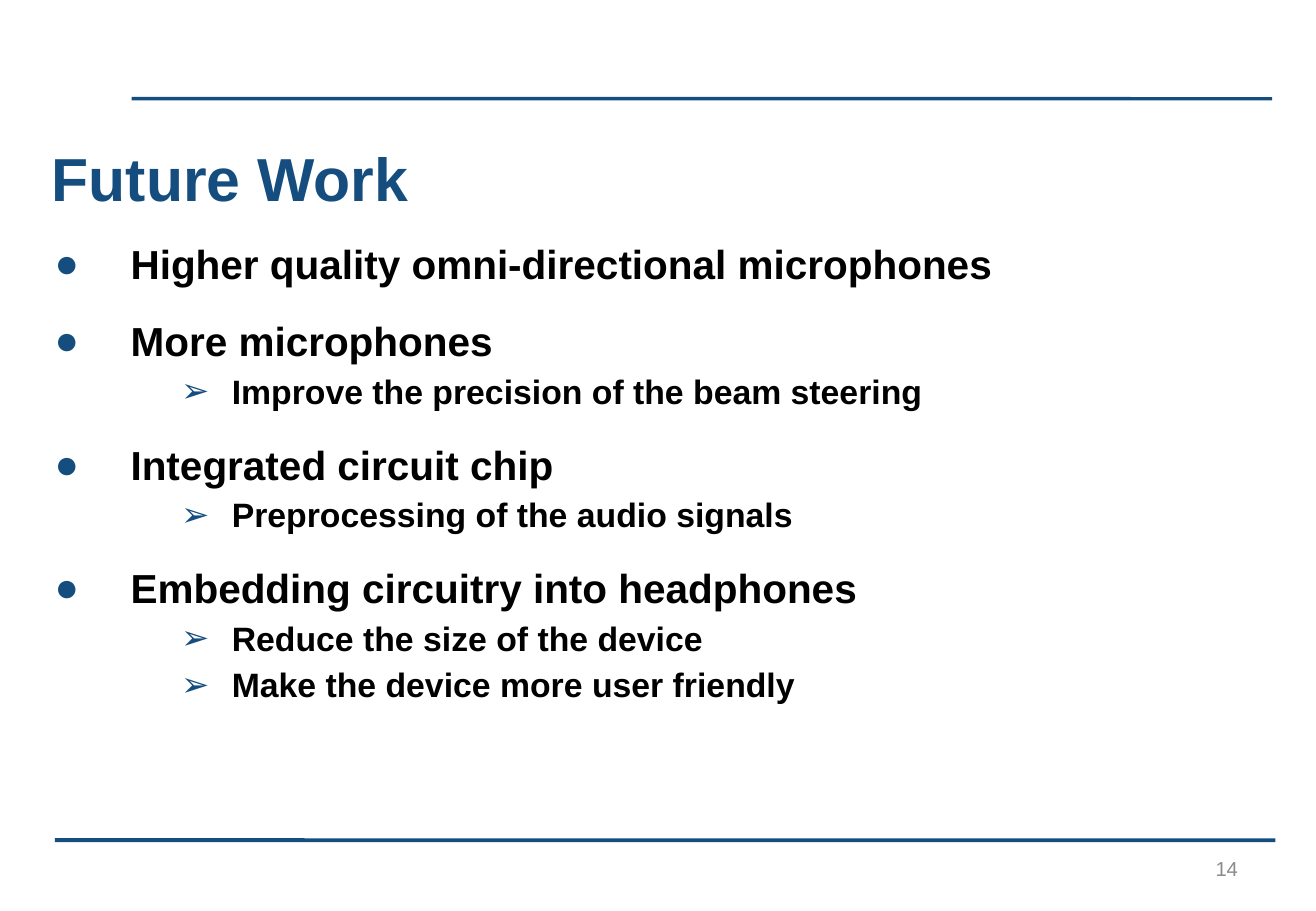
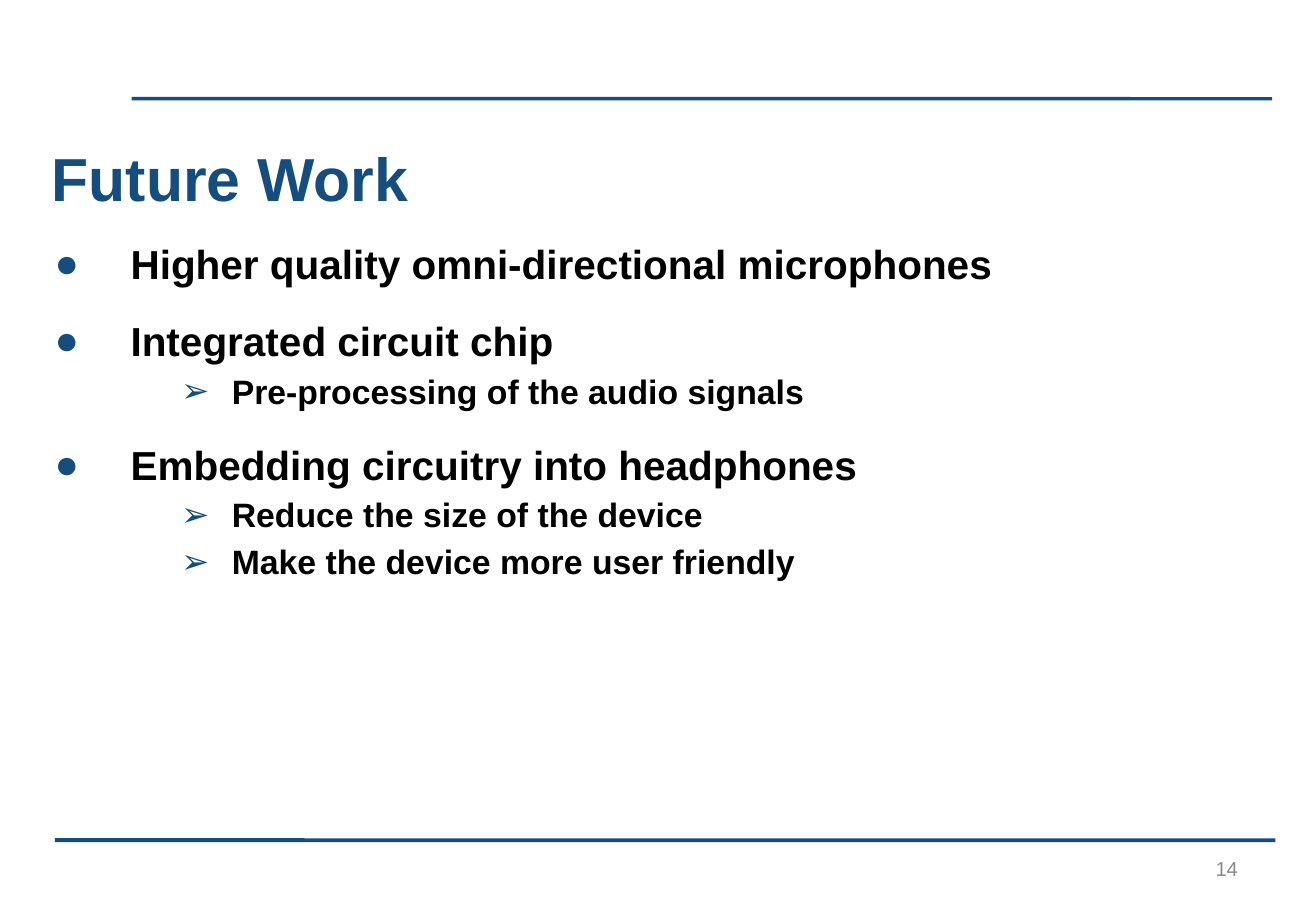
Before and after one commit to kayjayB/I_cant_hear_you, a slide deck: slide 14 of Presentation/Lab Project Presentation.pptx. Drawn at 1316x911 pixels with LibreOffice and Linux fonts; fonts in the diff are those of the drawing; background and template pictures are left out. Boxes give left, top, right and bottom in pixels: in the first picture for what was removed or moved away, otherwise in the second. Text is boxed around its words. In the diff, an @@ line names an element or a change of style, - is before the commit and + after.

Commit message:
Presentation edit

```diff
--- a/Presentation/Lab Project Presentation.pptx
+++ b/Presentation/Lab Project Presentation.pptx
@@ text at (131, 326, 922, 411): paragraphs removed @@
-● More microphones
-  ➢ Improve the precision of the beam steering
@@ text at (232, 379, 804, 411): text changed @@
-  ➢ Preprocessing of the audio signals
+  ➢ Pre-processing of the audio signals
```
